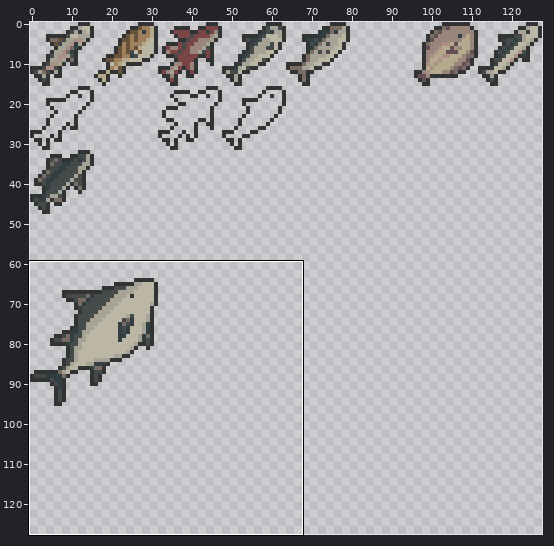
Edited in one commit: pixel-art file (project/assets/spritesheets/fish.aseprite). The first picture is a wide view before the edit; the outline marks the close-up.
Close-up. Old version:
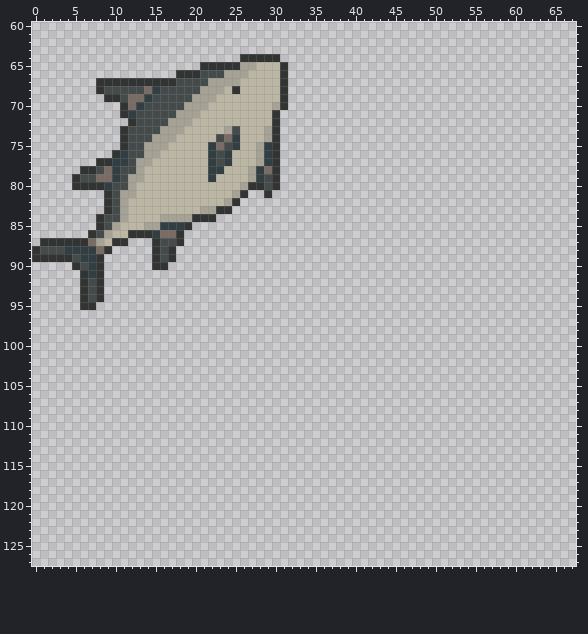
128x128 pixels, 1 frame. Shown: x 0..67, y 60..127. The commit also changed other parts of the picture, which this record leaves out.
Once edited:
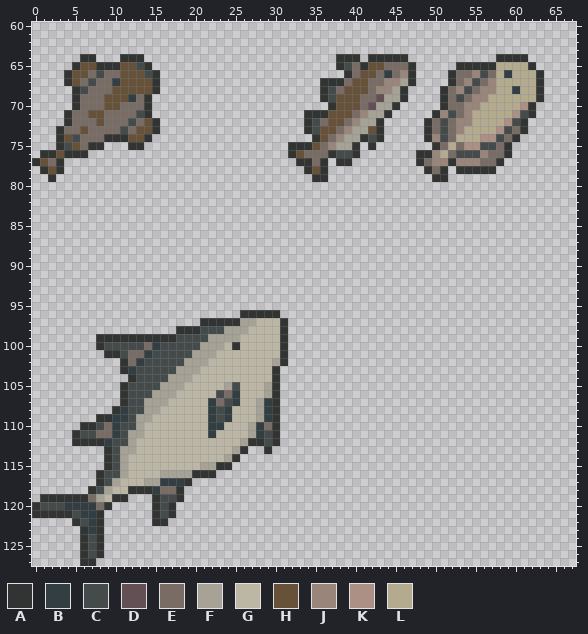
Palette (. is transparent): A #313432  B #323e42  C #454b4b  D #625055  E #796c64  F #a6a296  G #bcb7a5  H #675239  J #998579  K #ac9086  L #b4ab8f
Difference:
@@ x 0..67 @@
  63 ....................................................................
- 64 ..........................AAAAA.....................................
- 65 .....................AAAAAFFGGGA....................................
- 66 ..................AAACCCFFFGGGGA....................................
- 67 ........AAAAAAAAAACCCCFFFFGGGGGA....................................
- 68 ........ACCCCCEBCCCCCFFFGAGGGGGA....................................
- 69 .........AACEEBCCCCCFFFGGGGGGGGA....................................
- 70 ...........AEBCCCCCFFFGGGGGGGGFA....................................
- 71 ...........ABCCCCCFFFGGGGGGGGGA.....................................
- 72 ............ACCCCFFFGGGGGGGGGGA.....................................
- 73 ...........ACCCCFFFGGGGGFCGGGFA.....................................
- 74 ...........ACCCFFFGGGGGCEBGGGFA.....................................
- 75 ...........ACCFFFGGGGGBECBGGFBA.....................................
- 76 ..........ABCCFFGGGGGGBCBGGGFBA.....................................
- 77 ........AABBCFFGGGGGGGBCBGGGFBA.....................................
- 78 ......AACEBCCFGGGGGGGGBBGGGFBEA.....................................
- 79 .....ACCEEBCFFGGGGGGGGBGGGGFBCA.....................................
- 80 .....AAAABCCFGGGGGGGGGGGGGFAACA.....................................
- 81 .........ACFFGGGGGGGGGGGGFA..A......................................
- 82 .........ACFGGGGGGGGGGGGFA..........................................
- 83 .........ACFGGGGGGGGGFFAA...........................................
- 84 ........ACCFGGGGFFFFAAA.............................................
- 85 ........ACFGGGFFBBBA................................................
- 86 .......ACFGGAAABEEA.................................................
- 87 .AAAAAAEFGAA...ACCA.................................................
- 88 ACCCBBBBEA.....ACA..................................................
- 89 AAAAACBBA......ACA..................................................
- 90 .....ACBA......AA...................................................
- 91 ......ABA...........................................................
- 92 ......ACA...........................................................
- 93 ......ACA...........................................................
- 94 ......ACA...........................................................
- 95 ......AA............................................................
- 96 ....................................................................
- 97 ....................................................................
- 98 ....................................................................
- 99 ....................................................................
-100 ....................................................................
-101 ....................................................................
-102 ....................................................................
-103 ....................................................................
-104 ....................................................................
-105 ....................................................................
-106 ....................................................................
-107 ....................................................................
-108 ....................................................................
-109 ....................................................................
-110 ....................................................................
-111 ....................................................................
-112 ....................................................................
-113 ....................................................................
-114 ....................................................................
-115 ....................................................................
-116 ....................................................................
-117 ....................................................................
-118 ....................................................................
-119 ....................................................................
-120 ....................................................................
-121 ....................................................................
-122 ....................................................................
-123 ....................................................................
-124 ....................................................................
-125 ....................................................................
-126 ....................................................................
-127 ....................................................................
+ 64 ......AA...AAA........................AAA.AAAAA...........AAAA......
+ 65 .....AHHAAAHHCA.......................ACEAHHEEEA.....AAAAALLLLA.....
+ 66 ....AHHECEEHHHCA.......................AEHHEBEJA....AEEJCELBLLLA....
+ 67 ....AHECEEBHHHHA....................AAAEHHEEJJFA....AEJCEJLLLLLA....
+ 68 .....ACEEEHHHHHA....................ACEHHHEJJFA....AEJCEJJLLBLLA....
+ 69 .....AEEEHHHBEA.....................ACHHHEEDFFA....AECEJJLLLLLLA....
+ 70 .....AEEEHHEEEA......................AHHHEDFFA.....AEEJJLLLLLKA.....
+ 71 ....AEEHHEEEECA...................AAAHHHEJFFA.....AJCEJLLLLLKCA.....
+ 72 ....AEEEHEEECEHA..................ACEHHEJFFA.....AECEJJLLLLKCA......
+ 73 ...AEEHEEEECEHHA..................ACHHEJFFHA.....AECEJLLLLKCEA......
+ 74 ...AHCEEEAAAHHA....................AHEJFFACA.....AJCELLLKKCEA.......
+ 75 ...ACHEAA...AA..................AAAHEJFFA.A.......AELEKKCCEA........
+ 76 .AAHAAA.........................AHEEEACCA.......AAJLECCCJEEA........
+ 77 AHEA.............................AAEA.AA........AEJJAJJJEEA.........
+ 78 .AHA..............................AHA............AEA.AAAAA..........
+ 79 ..A................................AA.............AA................
+ 80 ....................................................................
+ 81 ....................................................................
+ 82 ....................................................................
+ 83 ....................................................................
+ 84 ....................................................................
+ 85 ....................................................................
+ 86 ....................................................................
+ 87 ....................................................................
+ 88 ....................................................................
+ 89 ....................................................................
+ 90 ....................................................................
+ 91 ....................................................................
+ 92 ....................................................................
+ 93 ....................................................................
+ 94 ....................................................................
+ 95 ....................................................................
+ 96 ..........................AAAAA.....................................
+ 97 .....................AAAAAFFGGGA....................................
+ 98 ..................AAACCCFFFGGGGA....................................
+ 99 ........AAAAAAAAAACCCCFFFFGGGGGA....................................
+100 ........ACCCCCEBCCCCCFFFGAGGGGGA....................................
+101 .........AACEEBCCCCCFFFGGGGGGGGA....................................
+102 ...........AEBCCCCCFFFGGGGGGGGFA....................................
+103 ...........ABCCCCCFFFGGGGGGGGGA.....................................
+104 ............ACCCCFFFGGGGGGGGGGA.....................................
+105 ...........ACCCCFFFGGGGGFCGGGFA.....................................
+106 ...........ACCCFFFGGGGGCEBGGGFA.....................................
+107 ...........ACCFFFGGGGGBECBGGFBA.....................................
+108 ..........ABCCFFGGGGGGBCBGGGFBA.....................................
+109 ........AABBCFFGGGGGGGBCBGGGFBA.....................................
+110 ......AACEBCCFGGGGGGGGBBGGGFBEA.....................................
+111 .....ACCEEBCFFGGGGGGGGBGGGGFBCA.....................................
+112 .....AAAABCCFGGGGGGGGGGGGGFAACA.....................................
+113 .........ACFFGGGGGGGGGGGGFA..A......................................
+114 .........ACFGGGGGGGGGGGGFA..........................................
+115 .........ACFGGGGGGGGGFFAA...........................................
+116 ........ACCFGGGGFFFFAAA.............................................
+117 ........ACFGGGFFBBBA................................................
+118 .......ACFGGAAABEEA.................................................
+119 .AAAAAAEFGAA...ACCA.................................................
+120 ACCCBBBBEA.....ACA..................................................
+121 AAAAACBBA......ACA..................................................
+122 .....ACBA......AA...................................................
+123 ......ABA...........................................................
+124 ......ACA...........................................................
+125 ......ACA...........................................................
+126 ......ACA...........................................................
+127 ......AA............................................................
Changed places in both close-ups, as pixel boxes (x1, y1, x2, y2):
changed: (32, 54, 544, 310)
added: (32, 310, 288, 566)
